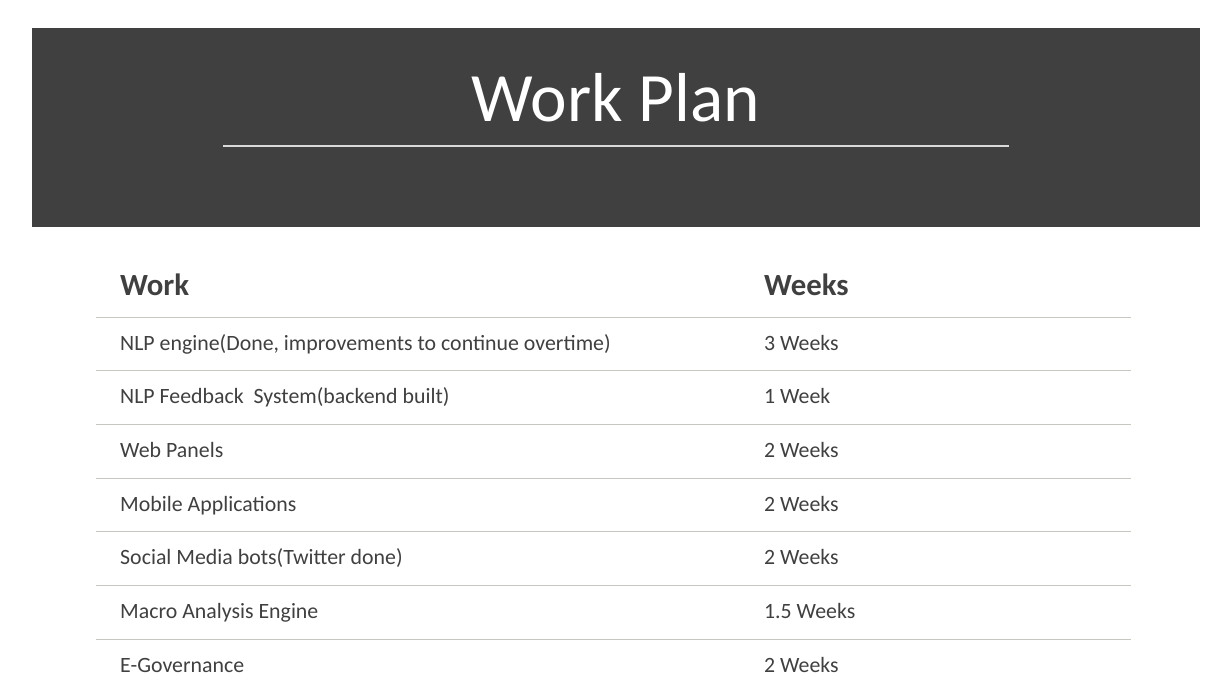
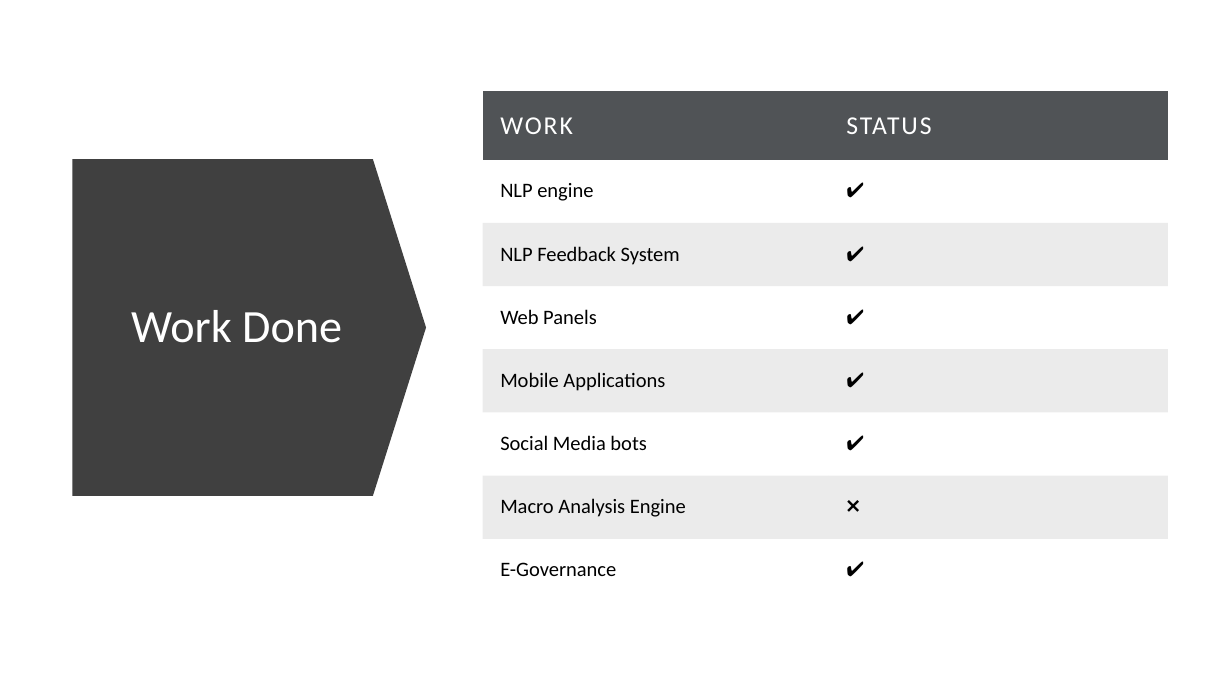
Before and after one commit to kaiwalya4850/Direct_Democracy, a slide deck: slide 11 of For The People.pptx. Drawn at 1232x693 pixels with LibreOffice and Linux fonts; fonts in the diff are those of the drawing. Boxes give left, top, right and bottom in pixels: in the first picture for what was removed or moved away, otherwise in the second. Text is boxed around its words. In the diff, an @@ line names an element or a change of style, - is before the commit and + after.

```diff
--- a/For The People.pptx
+++ b/For The People.pptx
@@ rectangle removed at (38,35,1194,222) @@
@@ title removed at (472,73,759,122) @@
-Work Plan
@@ table at (482,91,1167,602) @@
-row 1, column 1: Work
+row 1, column 1: WORK
-row 1, column 2: Weeks
+row 1, column 2: STATUS
-row 2, column 1: NLP engine(Done, improvements to continue overtime)
+row 2, column 1: NLP engine
-row 2, column 2: 3 Weeks
+row 2, column 2: ✔
-row 3, column 1: NLP Feedback System(backend built)
+row 3, column 1: NLP Feedback System
-row 3, column 2: 1 Week
+row 3, column 2: ✔
-row 4, column 2: 2 Weeks
+row 4, column 2: ✔
-row 5, column 2: 2 Weeks
+row 5, column 2: ✔
-row 6, column 1: Social Media bots(Twitter done)
+row 6, column 1: Social Media bots
-row 6, column 2: 2 Weeks
+row 6, column 2: ✔
-row 7, column 2: 1.5 Weeks
+row 7, column 2: ❌
-row 8, column 2: 2 Weeks
+row 8, column 2: ✔
@@ fill none to #505356 in row 1 @@
@@ fill none to #000000 at 8% opacity in 6 cells @@
@@ size 17 to 16 pt, text colour #404040 to #000000 in "Web Panels", "Mobile Applications", "Macro Analysis Engine", "E-Governance" @@
@@ indent changed @@
@@ line spacing 1 to 1.07 @@
@@ more space between paragraphs @@
@@ borders changed @@
@@ table: place and size @@
-table at (95,253,1131,693)
+table at (482,91,1167,602)
@@ line removed from (224, 146) to (1009, 146) @@
@@ down arrow added at (73,159,427,496), fill #404040 @@
@@ title added at (131,310,342,343), 36 pt, text #FFFFFF @@
+Work Done
```
Also in this commit, not shown: 1 other slide changed, 1 slide added, 5 other files.
